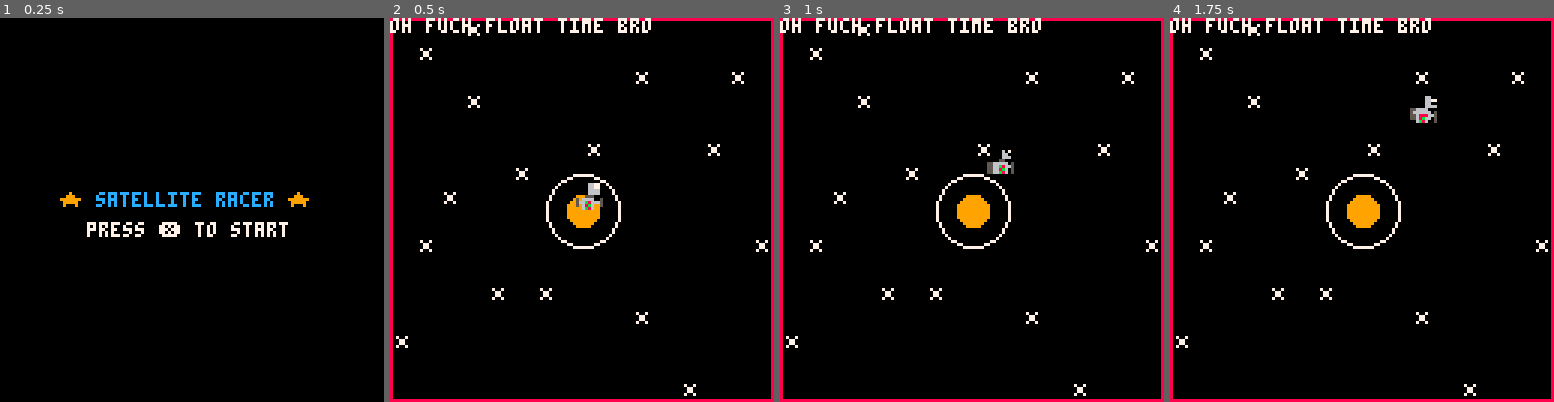
Above: before the commit, frames 1-4 (left to right).
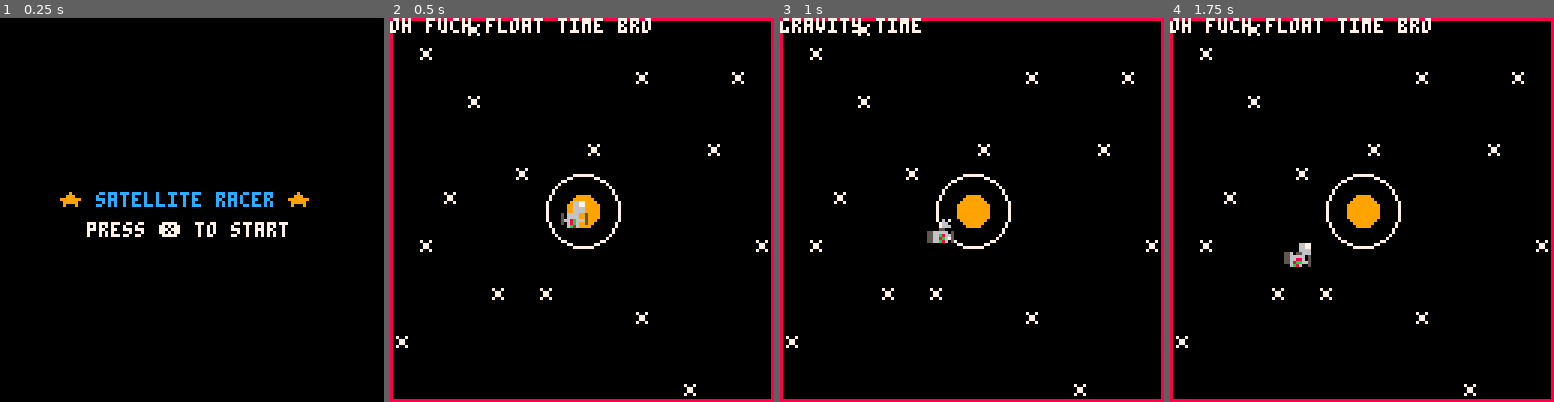
Above: after the commit, the same moments.

Repository: jackawackadoo/Sattelite_Racer
Game: PICO-8 cartridge sattelite_racer.p8
Two runs of this game, one before a commit and one after it. Both use one fixed random seed, a clock stepped at 60 frames per second and the inputs below.
Inputs:
- Up to frame 1 (0.25 s): no input
- Up to frame 2 (0.5 s): tap X (X key) at 0.33 s
- Up to frame 3 (1 s): no input
- Up to frame 4 (1.75 s): tap X (X key) at 1.07 s; hold Right from 1.6 s (still down)

Frame 1 is identical in both runs. In frame 2, 0.5% of the frame differs, in the area x 44-56%, y 42-55%; in frame 3, 1.4%, in the area x 1-68%, y 0-59%; in frame 4, 0.6%.

Commit message:
satellite moves backwards if launch angle is 0.51-0.74

Diff:
--- a/sattelite_racer.p8
+++ b/sattelite_racer.p8
@@ -143,7 +143,7 @@
 -- speed: delta x per update
 -- is gravity pullling sat
 -- radius of orbit
-satellite = {x = 64, y = 64, angle = 0.23, launch_angle = 0.16, speed = 0.5,gravity = false, radius = 0}
+satellite = {x = 64, y = 64, angle = 0.60, launch_angle = 0.60, speed = 0.5,gravity = false, radius = 0}
 
 
 -- update satellie table
@@ -157,6 +157,11 @@
 end
 
 function update_pos(sat)
+	if ((sat.launch_angle > 0.5) and (sat.launch_angle < 0.75)) then
+		sat.speed = abs(sat.speed) * (-1)
+	else
+		sat.speed = abs(sat.speed)
+	end
 	if (sat.gravity) then
 		-- get grav radius
 		-- orbit planet
